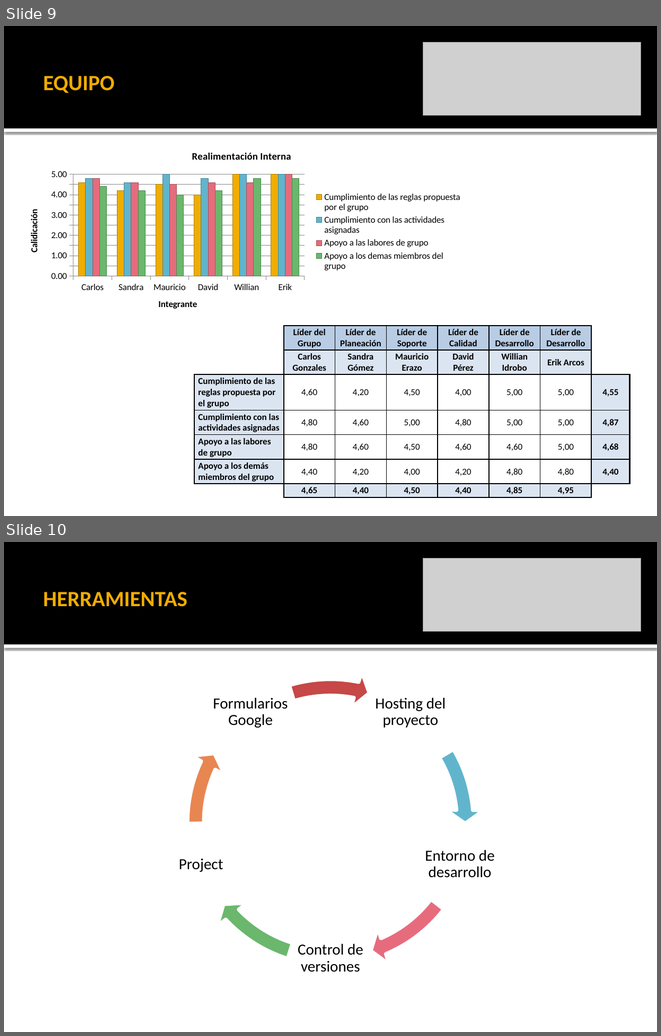
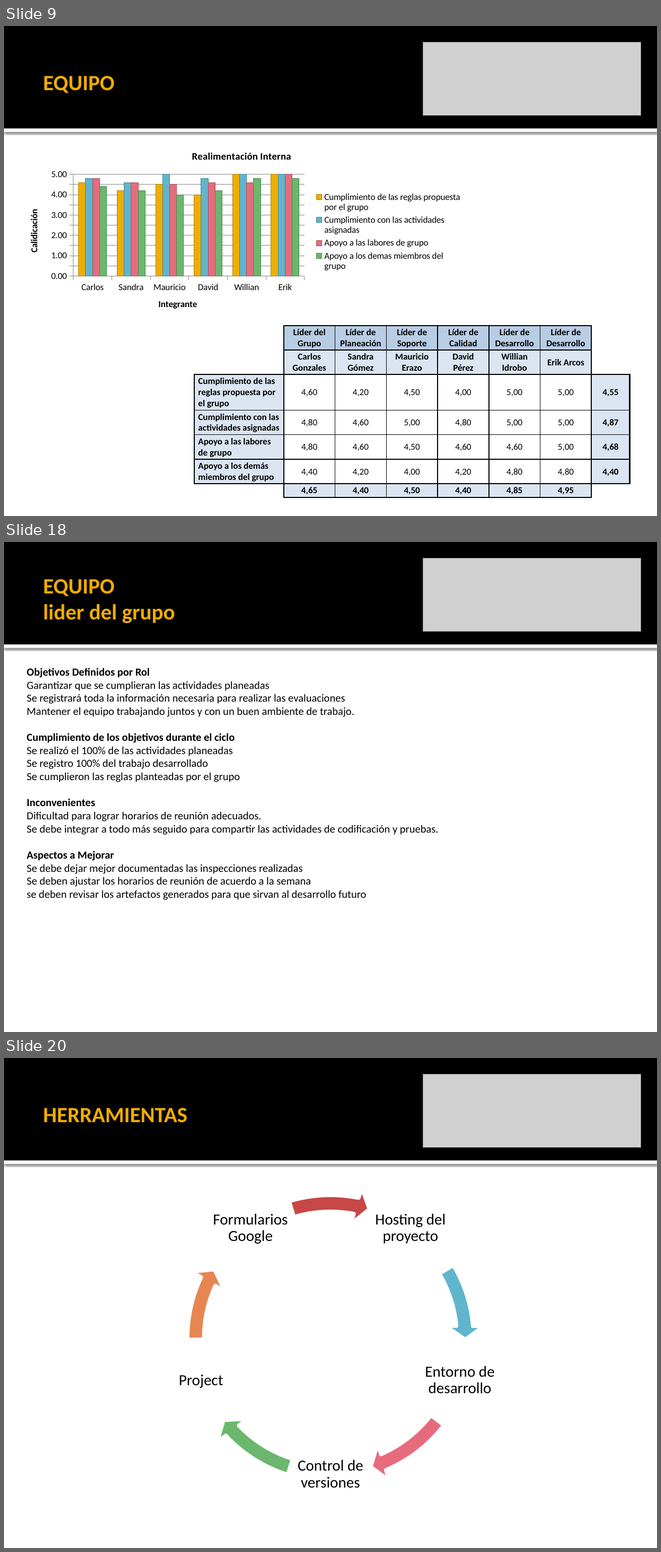
Before and after one commit to leseroth/ingenium-managment, a slide deck: CSOF5101 Ingeniera de Software/TSP/0323PostMortemTSPCiclo2.pptx. Shown one above the other, each under a label of ours: slides 9 and 10 before the commit, slides 9, 18 and 20 after it; the slides between them are not shown. The pictures are 661x1036 and 661x1552 pixels, drawn with LibreOffice and Linux fonts; fonts in the diff are those of the drawing; grey boxes stand for pictures. Boxes give left, top, right and bottom in pixels: in the first picture for what was removed or moved away, otherwise in the second. Text is boxed around its words. In the diff, an @@ line names an element or a change of style, - is before the commit and + after.

```diff
--- a/CSOF5101 Ingeniera de Software/TSP/0323PostMortemTSPCiclo2.pptx
+++ b/CSOF5101 Ingeniera de Software/TSP/0323PostMortemTSPCiclo2.pptx
@@ slide 18 added at (4, 542, 657, 1032), background #FFFFFF; not listed: 2 template elements that a slide beside it also shows @@
@@ picture added at (423, 558, 641, 632) @@
@@ title added at (43, 579, 175, 623), 24 pt, text #F0AD00, bold @@
+EQUIPO
+lider del grupo
@@ text added at (27, 668, 439, 900), 12 pt, text #000000 @@
+Objetivos Definidos por Rol
+Garantizar que se cumplieran las actividades planeadas
+Se registrará toda la información necesaria para realizar las evaluaciones
+Mantener el equipo trabajando juntos y con un buen ambiente de trabajo.
+Cumplimiento de los objetivos durante el ciclo
+Se realizó el 100% de las actividades planeadas
+Se registro 100% del trabajo desarrollado
+Se cumplieron las reglas planteadas por el grupo
+Inconvenientes
+Dificultad para lograr horarios de reunión adecuados.
+Se debe integrar a todo más seguido para compartir las actividades de codificación y pruebas.
+Aspectos a Mejorar
+Se debe dejar mejor documentadas las inspecciones realizadas
+Se deben ajustar los horarios de reunión de acuerdo a la semana
+se deben revisar los artefactos generados para que sirvan al desarrollo futuro
@@ what was slide 10 is now slide 20 @@
```
Also in this commit, not shown: 2 slides changed, 9 other slides added.
